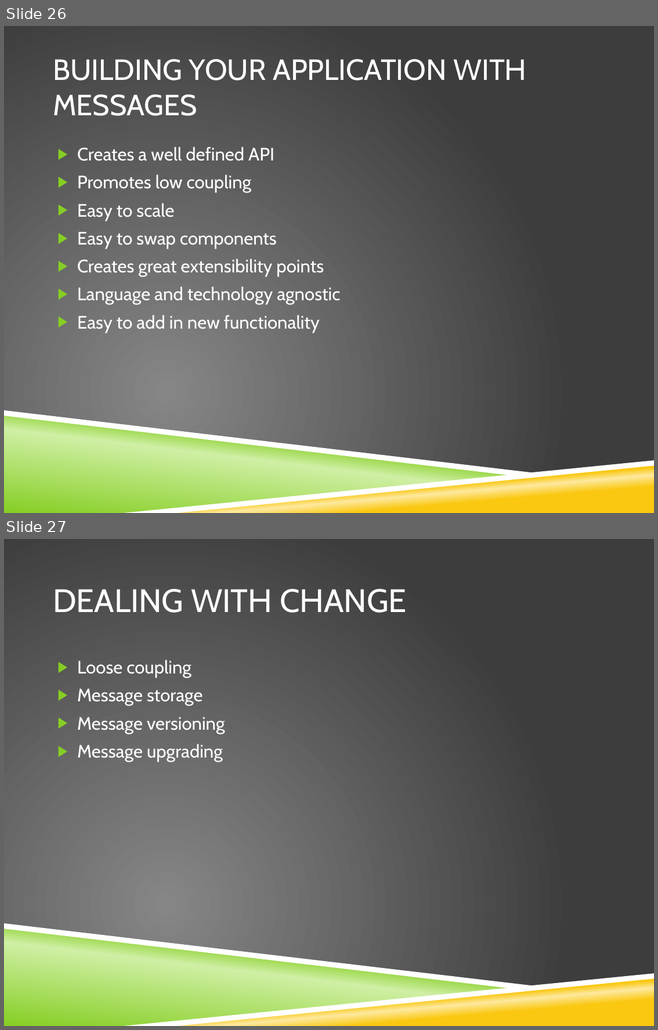
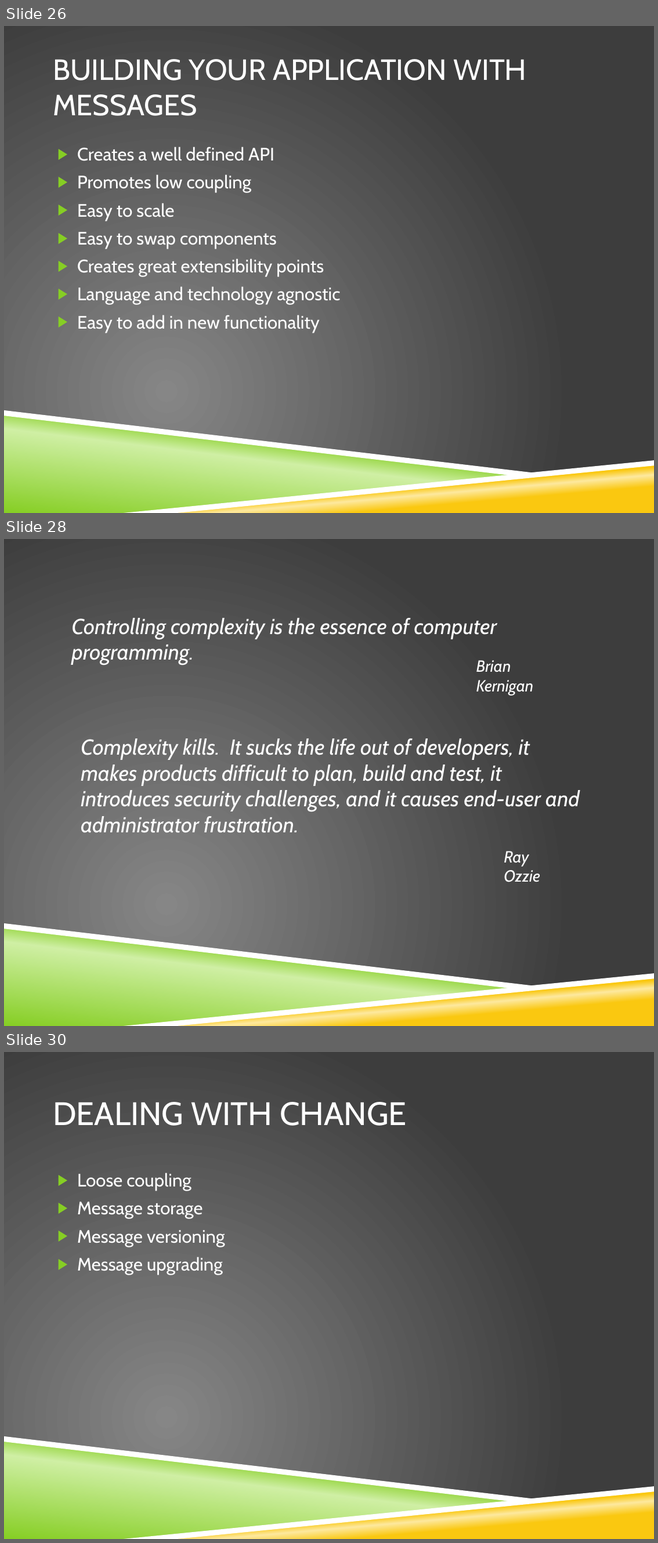
Before and after one commit to stimms/Queues, a slide deck: Queues and message based architecture.pptx. Shown one above the other, each under a label of ours: slides 26 and 27 before the commit, slides 26, 28 and 30 after it; the slides between them are not shown. The pictures are 658x1030 and 658x1543 pixels, drawn with LibreOffice and Linux fonts; fonts in the diff are those of the drawing; background and template pictures are left out. Boxes give left, top, right and bottom in pixels: in the first picture for what was removed or moved away, otherwise in the second. Text is boxed around its words. In the diff, an @@ line names an element or a change of style, - is before the commit and + after.

```diff
--- a/Queues and message based architecture.pptx
+++ b/Queues and message based architecture.pptx
@@ slide 28 added at [4,539,654,1026], background picture (left out); not listed: 4 template elements that a slide beside it also shows @@
@@ text added at [72,618,496,665], 24 pt, text #FFFFFF, italic @@
+Controlling complexity is the essence of computer programming.
@@ text added at [476,660,534,695], 18 pt, text #FFFFFF, italic @@
+Brian Kernigan
@@ text added at [81,739,579,833], 24 pt, text #FFFFFF, italic @@
+Complexity kills. It sucks the life out of developers, it makes products difficult to plan, build and test, it introduces security challenges, and it causes end-user and administrator frustration.
@@ text added at [503,851,540,882], 18 pt, text #FFFFFF, italic @@
+Ray Ozzie
@@ what was slide 27 is now slide 30 @@
```
Also in this commit, not shown: 2 other slides added.
